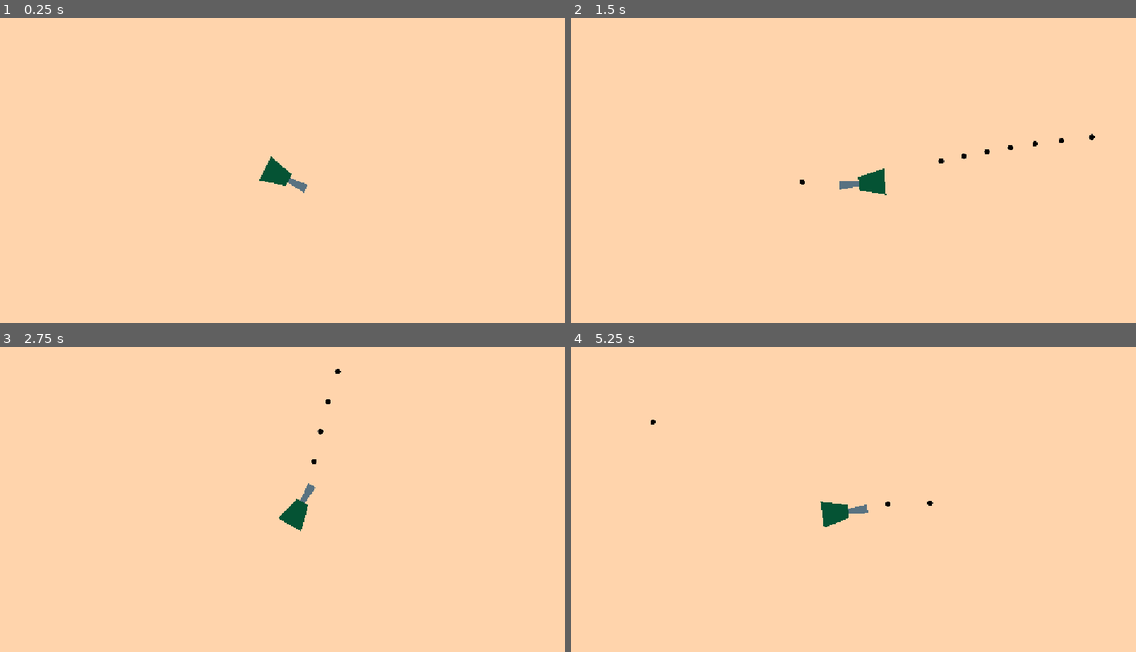
Above: before the commit, frames 1-4 (two rows, left to right).
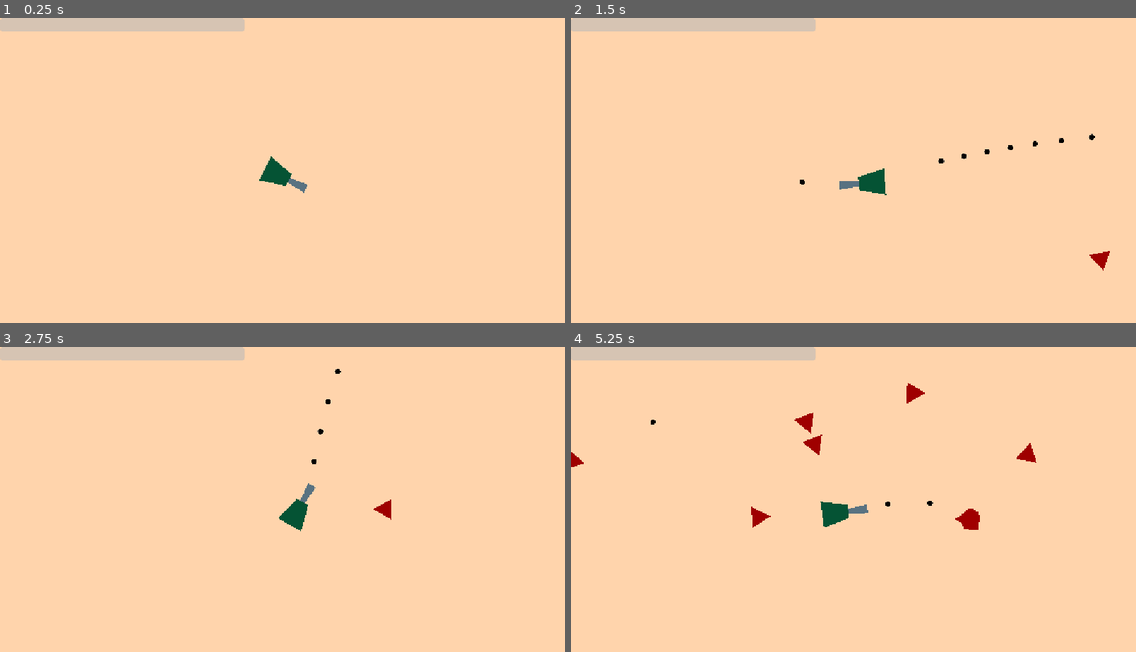
Above: after the commit, the same moments.

Repository: Crash-Out-Engine/NUS-Orbital-2025
Game: Godot game, scene res://scenes/game.tscn
The game is run twice, just before and just after one commit, with the same random seed, the same clock (stepped at 60 frames per second) and the same inputs.
Inputs (mouse positions are in pixels of both pictures, inside the frame that each line leads up to):
- Up to frame 1 (0.25 s): no input
- Up to frame 2 (1.5 s): tap Enter at 0.5 s; move the mouse to (977, 161) at 0.52 s; press the mouse at (977, 161) at 0.53 s; hold D (right) 0.53-1.28 s; move the mouse to (740, 191) at 1.27 s; release the mouse at (740, 191) at 1.28 s; hold S (down) from 1.28 s (still down); click (740, 191) at 1.35 s
- Up to frame 3 (2.75 s): move the mouse to (339, 435) at 2.02 s; release S (down) at 2.03 s; press the mouse at (339, 435) at 2.03 s; hold D (right) from 2.03 s (still down)
- Up to frame 4 (5.25 s): move the mouse to (825, 569) at 2.77 s; release D (right) at 2.78 s; release the mouse at (825, 569) at 2.78 s; hold W (up) 2.78-3.53 s; click (825, 569) at 2.85 s; move the mouse to (1023, 554) at 3.52 s; press the mouse at (1023, 554) at 3.53 s; hold A (left) 3.53-5.03 s; move the mouse to (684, 456) at 4.27 s; release the mouse at (684, 456) at 4.28 s; click (684, 456) at 4.35 s; move the mouse to (881, 505) at 5.02 s; press the mouse at (881, 505) at 5.03 s; hold S (down) from 5.03 s (still down)

The runs differ from the first frame. In frame 1, 1.9% of the frame differs, in the area x 0-44%, y 0-5%; in frame 2, 2.0%; in frame 3, 2.0%; in frame 4, 2.7%, in the area x 0-83%, y 0-60%.

Commit message:
feat: add melee and player healthbar

Diff:
--- a/components/effect/effect.gd
+++ b/components/effect/effect.gd
@@ -3,3 +3,45 @@
 @export var timer: Timer
 @export var factor: float
 @export var repeat: int
+
+var _counter: int
+
+func _can_effect(property: Effectable) -> bool:
+	return false
+
+func _apply_effect(property: Effectable) -> void:
+	if _can_effect(property):
+		if timer != null:
+			property.get_parent().add_child(timer)
+
+		var actual_factor = -property.value if property.value + factor < 0 else factor
+		if repeat == 0:
+			property.value += actual_factor
+			if timer != null:
+				timer.stop()
+				timer.one_shot = true
+				timer.timeout.connect(
+					func():
+						if property != null:
+							property.value -= actual_factor
+						)
+				timer.start()
+
+		elif timer == null:
+			return
+
+		else: # effect.repeat != 0 and effect.timer != null
+			_counter = repeat
+			timer.stop()
+			timer.one_shot = false
+			timer.timeout.connect(
+				func():
+					if _counter == 0 or property == null:
+						timer.one_shot = true
+						timer.stop()
+					else:
+						property.value += actual_factor
+						property.value = max(property.value, 0)
+						_counter -= 1
+					)
+			timer.start()
--- a/components/effect/health_effect.gd
+++ b/components/effect/health_effect.gd
@@ -5,14 +5,14 @@
 	factor = _factor
 	repeat = _repeat
 
+func _can_effect(property: Effectable) -> bool:
+	return property is Health
+
 static func create_instant(damage: float = 0.0) -> HealthEffect:
 	return HealthEffect.new(null, -damage, 0)
 
-static func create_lasting(body: Node, damage: float, total_duration: float = 0.0, interval: float = 0.0) -> HealthEffect:
-	var health_effect = HealthEffect.new(null, -damage, int(total_duration / interval))
+static func create_lasting(damage: float, total_duration: float = 0.0, interval: float = 0.0) -> HealthEffect:
+	var _timer = Timer.new()
+	_timer.wait_time = interval
 
-	health_effect.timer = Timer.new()
-	health_effect.timer.wait_time = interval
-	body.add_child(health_effect.timer)
-
-	return health_effect
+	return HealthEffect.new(_timer, -damage, int(total_duration / interval))
--- a/components/effect/movement_effect.gd
+++ b/components/effect/movement_effect.gd
@@ -1,3 +1,4 @@
+## A MovementEffect should be applied to Movement.
 class_name MovementEffect extends Effect
 
 func _init(_timer: Timer, _factor: float, _repeat: int) -> void:
@@ -5,8 +6,10 @@
 	factor = _factor
 	repeat = _repeat
 
-static func create_freeze(node: Node, duration: float) -> MovementEffect:
+func _can_effect(property: Effectable) -> bool:
+	return property is Movement
+
+static func create_freeze(duration: float) -> MovementEffect:
 	var _timer = Timer.new()
 	_timer.wait_time = duration
-	node.add_child(_timer)
-	return MovementEffect.new(_timer, float("-1.79769e308"), 0)
+	return MovementEffect.new(_timer, -INF, 0)
--- a/components/effectable/effectable.gd
+++ b/components/effectable/effectable.gd
@@ -1,43 +1,5 @@
+## An abstract class which specifies properties that can be changed by [Effect]s.
 class_name Effectable extends Node
 
-var effects: Array[Effect] = []
-
-var value
-
-var _counter: int
-
-func _should_be_effected(_effect: Effect) -> bool:
-	return false
-
-func _apply_effect(effect: Effect) -> void:
-	if _should_be_effected(effect):
-		var actual_factor = -value if value + effect.factor < 0 else effect.factor
-		if effect.repeat == 0:
-			value += actual_factor
-			if effect.timer != null:
-				effect.timer.stop()
-				effect.timer.one_shot = true
-				effect.timer.timeout.connect(
-					func():
-						value -= actual_factor
-						)
-				effect.timer.start()
-
-		elif effect.timer == null:
-			return
-
-		else: # effect.repeat != 0 and effect.timer != null
-			_counter = effect.repeat
-			effect.timer.stop()
-			effect.timer.one_shot = false
-			effect.timer.timeout.connect(
-				func():
-					if _counter == 0:
-						effect.timer.one_shot = true
-						effect.timer.stop()
-					else:
-						value += actual_factor
-						value = max(value, 0)
-						_counter -= 1
-					)
-			effect.timer.start()
+## The value that gets changed by any [Effect].
+var value: float
--- a/components/effectable/health.gd
+++ b/components/effectable/health.gd
@@ -10,20 +10,20 @@
 	prev_value = value
 	health_emptied = false
 
-func _should_be_effected(effect: Effect) -> bool:
-	return effect is HealthEffect
-
 var prev_value: float
 func _physics_process(_delta: float) -> void:
 	if value <= 0 and !health_emptied:
-		health_just_emptied.emit()
+		just_emptied.emit()
 		health_emptied = true
 
 	if value != prev_value and !health_emptied:
-		health_just_dropped.emit()
+		just_reduced.emit(prev_value - value)
+		just_changed.emit(prev_value, value)
 
 	prev_value = value
 
-signal health_just_emptied
+signal just_emptied
 
-signal health_just_dropped
+signal just_reduced(by: float)
+
+signal just_changed(old_value: float, new_value: float)
--- /dev/null
+++ b/components/effectable/melee_damage.gd
@@ -0,0 +1,9 @@
+class_name MeleeDamage extends Effectable
+
+@export var damage: float = 20.0
+
+func _ready() -> void:
+	value  = damage
+
+func get_effect() -> HealthEffect:
+	return HealthEffect.create_instant(value)
--- /dev/null
+++ b/components/effectable/melee_rate.gd
@@ -0,0 +1,18 @@
+class_name MeleeRate extends Effectable
+
+@export var melee_rate: float = 0.5
+
+var timer: Timer = Timer.new()
+
+func _ready() -> void:
+	value = melee_rate
+	timer.one_shot = true
+	timer.stop()
+	add_child(timer)
+
+func try_melee() -> bool:
+	if timer.is_stopped():
+		timer.start(value)
+		return true
+	else:
+		return false
--- a/components/effectable/movement.gd
+++ b/components/effectable/movement.gd
@@ -1,7 +1,16 @@
+## The [Movement] node is responsible for controlling the movement of its parent.
+##
+## The parent should extend [CharacterBody2D] to allow movements, and have a
+## property [code]direction: (delta: float) -> [Vector2][/code] that specifies
+## its ongoing direction.
 class_name Movement extends Effectable
 
+## The initial speed of the entity.
 @export var initial_speed: float = 200.0
-@export var lerp_weight: float = 1.0
+## The lerp weight between calculated velocity and actual velocity.
+## [code]0.0[/code] means to use calculated velocity.
+## [code]1.0[/code] means to use actual velocity (i.e. calculated velocity has no effect).
+@export var lerp_weight: float = 0.0
 
 func _ready() -> void:
 	assert(get_parent() is CharacterBody2D, "Movement's parent should be a CharacterBody2D.")
@@ -10,12 +19,9 @@
 	value = initial_speed
 
 func _physics_process(delta: float) -> void:
-	var parent = get_parent()
+	var parent: CharacterBody2D = get_parent()
 
 	parent.velocity = parent.direction.call(delta).normalized() * value
-	parent.velocity = lerp(parent.get_real_velocity(), parent.velocity, lerp_weight)
+	parent.velocity = lerp(parent.velocity, parent.get_real_velocity(), lerp_weight)
 
 	parent.move_and_slide()
-
-func _should_be_effected(effect: Effect) -> bool:
-	return effect is MovementEffect
--- a/components/hitbox.gd
+++ b/components/hitbox.gd
@@ -3,4 +3,4 @@
 func trigger(effect: Effect) -> void:
 	for node in get_parent().get_children():
 		if node is Effectable:
-			node._apply_effect(effect)
+			effect._apply_effect(node)
--- /dev/null
+++ b/components/melee.gd
@@ -0,0 +1,15 @@
+class_name Melee extends Node
+
+@export var melee_rate: MeleeRate
+@export var melee_damage: MeleeDamage
+
+func _ready() -> void:
+	assert(get_parent() is CharacterBody2D, "Parent should be a CharacterBody2D.")
+
+func _physics_process(_delta: float) -> void:
+	for i in range(get_parent().get_slide_collision_count()):
+		var collision = get_parent().get_slide_collision(i)
+		var collider = collision.get_collider()
+
+		if collider.is_in_group("allies") and collider.get_node_or_null(^"./Hitbox") != null and melee_rate.try_melee():
+			collider.get_node_or_null(^"./Hitbox").trigger(melee_damage.get_effect())
--- a/project.godot
+++ b/project.godot
@@ -21,6 +21,7 @@
 [global_group]
 
 enemies=""
+allies=""
 
 [input]
 
--- a/scenes/enemy.tscn
+++ b/scenes/enemy.tscn
@@ -1,9 +1,12 @@
-[gd_scene load_steps=6 format=3 uid="uid://kcqha4xx46r7"]
+[gd_scene load_steps=9 format=3 uid="uid://kcqha4xx46r7"]
 
 [ext_resource type="Script" uid="uid://b2oqcghmenmfd" path="res://scripts/enemy.gd" id="1_7p1mj"]
 [ext_resource type="Script" uid="uid://bjwn8mansrw1v" path="res://components/effectable/movement.gd" id="2_md0e3"]
 [ext_resource type="Script" uid="uid://wwqkkrfhwiyn" path="res://components/hitbox.gd" id="3_4ra3w"]
 [ext_resource type="Script" uid="uid://da606deregrbs" path="res://components/effectable/health.gd" id="4_5uy6h"]
+[ext_resource type="Script" uid="uid://bx0i0x84j70ct" path="res://components/melee.gd" id="5_nenq2"]
+[ext_resource type="Script" uid="uid://ddw1gxb25j8io" path="res://components/effectable/melee_rate.gd" id="6_md484"]
+[ext_resource type="Script" uid="uid://4u7ojuepy3ur" path="res://components/effectable/melee_damage.gd" id="7_ipns3"]
 
 [sub_resource type="CircleShape2D" id="CircleShape2D_8tegq"]
 radius = 16.0
@@ -33,3 +36,16 @@
 [node name="Health" type="Node" parent="."]
 script = ExtResource("4_5uy6h")
 metadata/_custom_type_script = "uid://da606deregrbs"
+
+[node name="Melee" type="Node" parent="." node_paths=PackedStringArray("melee_rate", "melee_damage")]
+script = ExtResource("5_nenq2")
+melee_rate = NodePath("../MeleeRate")
+melee_damage = NodePath("../MeleeDamage")
+metadata/_custom_type_script = "uid://bx0i0x84j70ct"
+
+[node name="MeleeRate" type="Node" parent="."]
+script = ExtResource("6_md484")
+melee_rate = 1.0
+
+[node name="MeleeDamage" type="Node" parent="."]
+script = ExtResource("7_ipns3")
--- a/scenes/game.tscn
+++ b/scenes/game.tscn
@@ -1,7 +1,8 @@
-[gd_scene load_steps=4 format=3 uid="uid://bbtrde7tvkisy"]
+[gd_scene load_steps=5 format=3 uid="uid://bbtrde7tvkisy"]
 
 [ext_resource type="PackedScene" uid="uid://ytw0s5xnqwvt" path="res://scenes/player.tscn" id="1_uwrxv"]
 [ext_resource type="Script" uid="uid://d2o1hku0svi7t" path="res://scripts/game.gd" id="1_yqjtg"]
+[ext_resource type="Script" uid="uid://b28oqqe8l3wkc" path="res://scripts/health_bar.gd" id="3_lnu2h"]
 
 [sub_resource type="Environment" id="Environment_yqjtg"]
 background_mode = 3
@@ -15,12 +16,22 @@
 [node name="Player" parent="." instance=ExtResource("1_uwrxv")]
 position = Vector2(283, 272)
 
+[node name="CanvasLayer" type="CanvasLayer" parent="Player"]
+
+[node name="HealthBar" type="ProgressBar" parent="Player/CanvasLayer" node_paths=PackedStringArray("player")]
+offset_right = 498.0
+offset_bottom = 27.0
+show_percentage = false
+script = ExtResource("3_lnu2h")
+player = NodePath("../..")
+metadata/_edit_use_anchors_ = true
+
 [node name="Camera2D" type="Camera2D" parent="Player"]
 process_callback = 0
 position_smoothing_enabled = true
 
 [node name="Timer" type="Timer" parent="."]
-wait_time = 5.0
+wait_time = 0.5
 autostart = true
 
 [node name="WorldEnvironment" type="WorldEnvironment" parent="."]
--- a/scenes/player.tscn
+++ b/scenes/player.tscn
@@ -1,13 +1,15 @@
-[gd_scene load_steps=4 format=3 uid="uid://ytw0s5xnqwvt"]
+[gd_scene load_steps=6 format=3 uid="uid://ytw0s5xnqwvt"]
 
 [ext_resource type="Script" uid="uid://c8f8kowfp34yp" path="res://scripts/player.gd" id="1_3vyb7"]
 [ext_resource type="Script" uid="uid://bjwn8mansrw1v" path="res://components/effectable/movement.gd" id="2_g2els"]
+[ext_resource type="Script" uid="uid://da606deregrbs" path="res://components/effectable/health.gd" id="3_qhqgy"]
+[ext_resource type="Script" uid="uid://wwqkkrfhwiyn" path="res://components/hitbox.gd" id="4_dqkch"]
 
 [sub_resource type="CapsuleShape2D" id="CapsuleShape2D_g2els"]
 radius = 18.2857
 height = 53.4112
 
-[node name="Player" type="CharacterBody2D"]
+[node name="Player" type="CharacterBody2D" groups=["allies"]]
 script = ExtResource("1_3vyb7")
 
 [node name="Polygon2D2" type="Polygon2D" parent="."]
@@ -40,5 +42,17 @@
 
 [node name="Movement" type="Node" parent="."]
 script = ExtResource("2_g2els")
-lerp_weight = 0.1
+lerp_weight = 0.9
 metadata/_custom_type_script = "uid://bjwn8mansrw1v"
+
+[node name="Health" type="Node" parent="."]
+script = ExtResource("3_qhqgy")
+health_capacity = 50.0
+metadata/_custom_type_script = "uid://da606deregrbs"
+
+[node name="Hitbox" type="Node" parent="."]
+script = ExtResource("4_dqkch")
+metadata/_custom_type_script = "uid://wwqkkrfhwiyn"
+
+[connection signal="just_changed" from="Health" to="." method="_on_health_just_changed"]
+[connection signal="just_emptied" from="Health" to="." method="_on_health_just_emptied"]
--- a/scripts/bullet.gd
+++ b/scripts/bullet.gd
@@ -4,10 +4,10 @@
 
 var direction: float
 
-var effects: Array[Callable] = [
-	func(body: Node): return MovementEffect.create_freeze(body, 1.0),
-	func(body: Node): return HealthEffect.create_lasting(body, 6, 4, 1),
-	func(_body: Node): return HealthEffect.create_instant(3.0),
+var effects: Array[Effect] = [
+	MovementEffect.create_freeze(1.0),
+	HealthEffect.create_lasting(6, 4, 1),
+	HealthEffect.create_instant(3.0),
 ]
 
 func _physics_process(_delta: float) -> void:
@@ -18,7 +18,7 @@
 
 
 func _on_body_entered(body: Node2D) -> void:
-	if body.is_in_group("enemies") and body.get_node_or_null(^"./Hitbox") != null:
+	if body.get_node_or_null(^"./Hitbox") != null:
 		for effect in effects:
-			body.get_node_or_null(^"./Hitbox").trigger(effect.call(body))
+			body.get_node_or_null(^"./Hitbox").trigger(effect)
 		queue_free()
--- a/scripts/enemy.gd
+++ b/scripts/enemy.gd
@@ -10,8 +10,8 @@
 const SPEED = 100
 
 func _ready() -> void:
-	$Health.health_just_emptied.connect(die)
-	$Health.health_just_dropped.connect(bleed)
+	$Health.just_emptied.connect(die)
+	$Health.just_reduced.connect(bleed)
 
 func _physics_process(_delta: float) -> void:
 	look_at(player.global_position)
@@ -25,9 +25,9 @@
 	explosion.lifetime = randf_range(0.5, 0.7)
 	$/root/Game.add_child(explosion)
 
-func bleed():
+func bleed(amount: float):
 	var explosion = explosion_scene.instantiate()
 	explosion.global_position = global_position
 	explosion.emitting = true
-	explosion.lifetime = randf_range(0.1, 0.3)
+	explosion.lifetime = 0.1 + randf_range(0.2, 0.5) * (amount / $Health.health_capacity)
 	$/root/Game.add_child(explosion)
--- /dev/null
+++ b/scripts/health_bar.gd
@@ -0,0 +1,9 @@
+extends ProgressBar
+
+@export var player: Player
+
+func _ready() -> void:
+	player.healthChanged.connect(update)
+
+func update(new_ratio: float) -> void:
+	value = 100 * new_ratio
--- a/scripts/player.gd
+++ b/scripts/player.gd
@@ -1,4 +1,4 @@
-extends CharacterBody2D
+class_name Player extends CharacterBody2D
 
 var bullet_scene = preload("res://scenes/bullet.tscn")
 
@@ -11,6 +11,9 @@
 @onready var barrel = $Barrel
 @onready var shoot_timer = $ShootTimer
 
+func _ready() -> void:
+	healthChanged.emit(1.0)
+
 func _physics_process(_delta: float) -> void:
 	look_at(get_global_mouse_position())
 
@@ -21,3 +24,11 @@
 
 		shoot_timer.start()
 		$/root/Game.add_child(bullet)
+
+func _on_health_just_emptied() -> void:
+	print("died")
+	get_tree().reload_current_scene()
+
+signal healthChanged(new_ratio: float)
+func _on_health_just_changed(_old_value: float, new_value: float) -> void:
+	healthChanged.emit(new_value / $"./Health".health_capacity)
Not shown, added: components/effectable/melee_damage.gd.uid
Not shown, added: components/effectable/melee_rate.gd.uid
Not shown, added: components/melee.gd.uid
Not shown, added: scripts/health_bar.gd.uid
